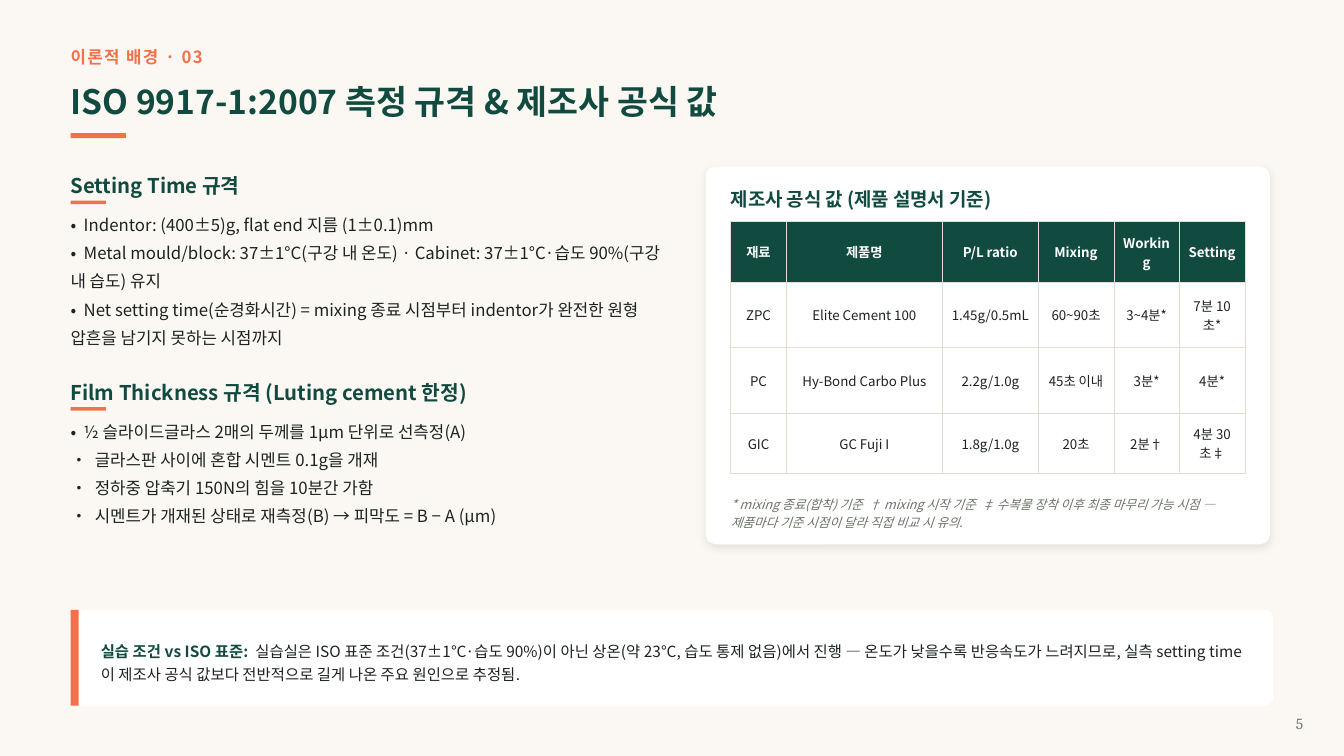
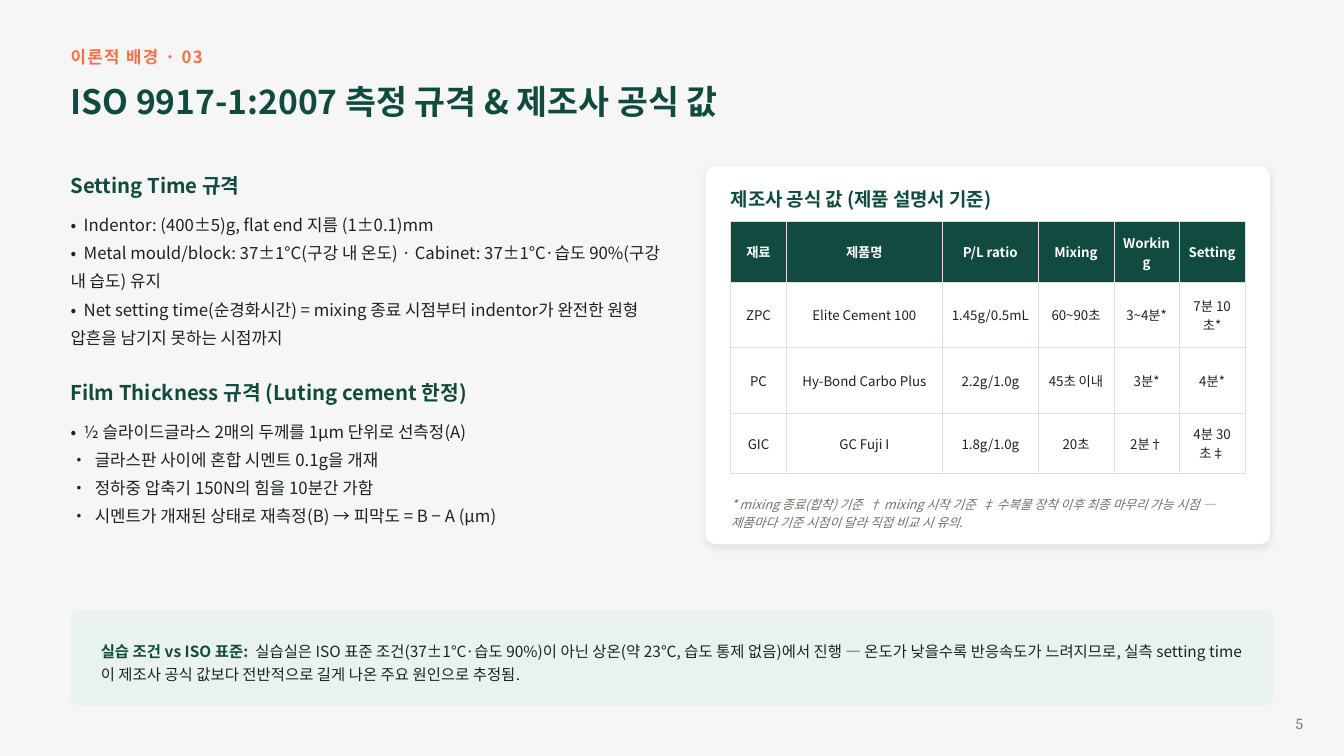
Before and after one commit to yojokem/-, a slide deck: slide 5 of 수복치과재료학실험/수복치과재료학실험_DentalCements_20260922.pptx. Drawn at 1344x756 pixels with LibreOffice and Linux fonts; fonts in the diff are those of the drawing. Boxes give left, top, right and bottom in pixels: in the first picture for what was removed or moved away, otherwise in the second. Text is boxed around its words. In the diff, an @@ line names an element or a change of style, - is before the commit and + after.

```diff
--- a/수복치과재료학실험/수복치과재료학실험_DentalCements_20260922.pptx
+++ b/수복치과재료학실험/수복치과재료학실험_DentalCements_20260922.pptx
@@ background #FBF8F3 to #F5F6F5 @@
@@ rectangle removed at (x1=71, y1=133, x2=126, y2=138) @@
@@ rectangle removed at (x1=71, y1=201, x2=106, y2=205) @@
@@ rectangle removed at (x1=71, y1=407, x2=106, y2=411) @@
@@ rounded rectangle at (x1=71, y1=610, x2=1273, y2=706): fill #FFFFFF to #EAF2EE @@
@@ rectangle removed at (x1=71, y1=610, x2=79, y2=706) @@
```
Also in this commit, not shown: 12 other slides changed, 1 other file.
